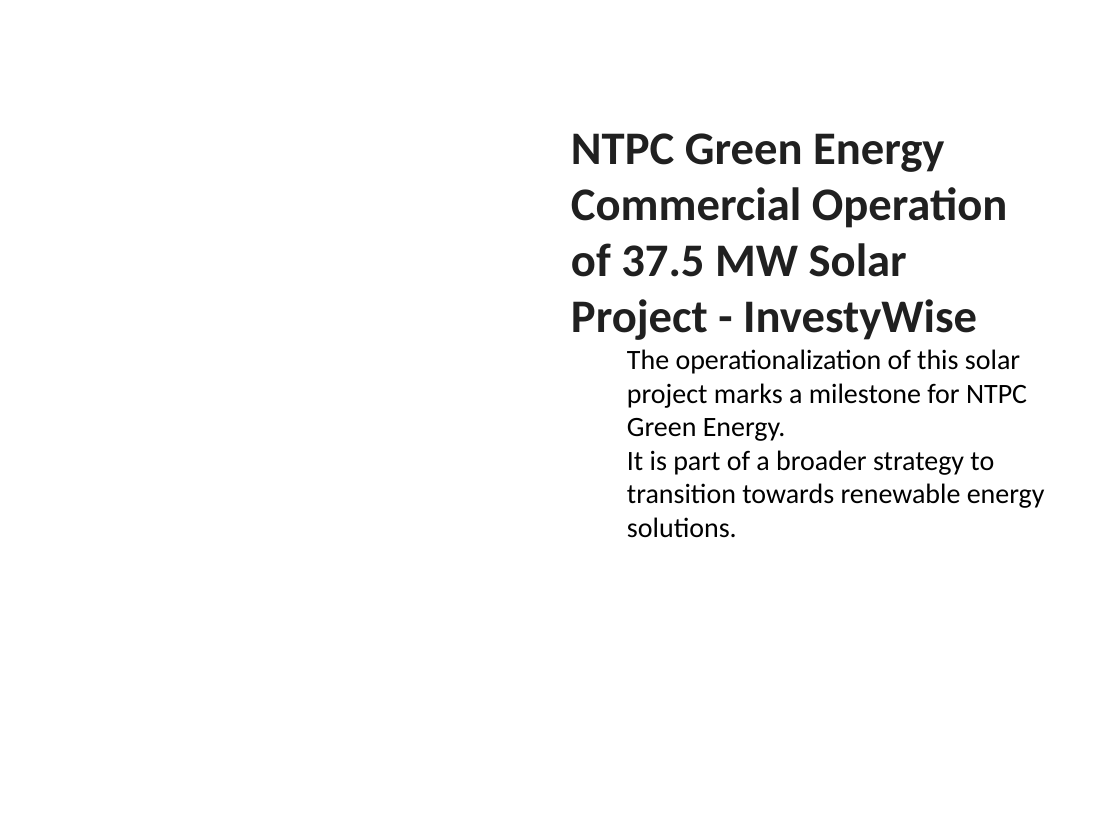
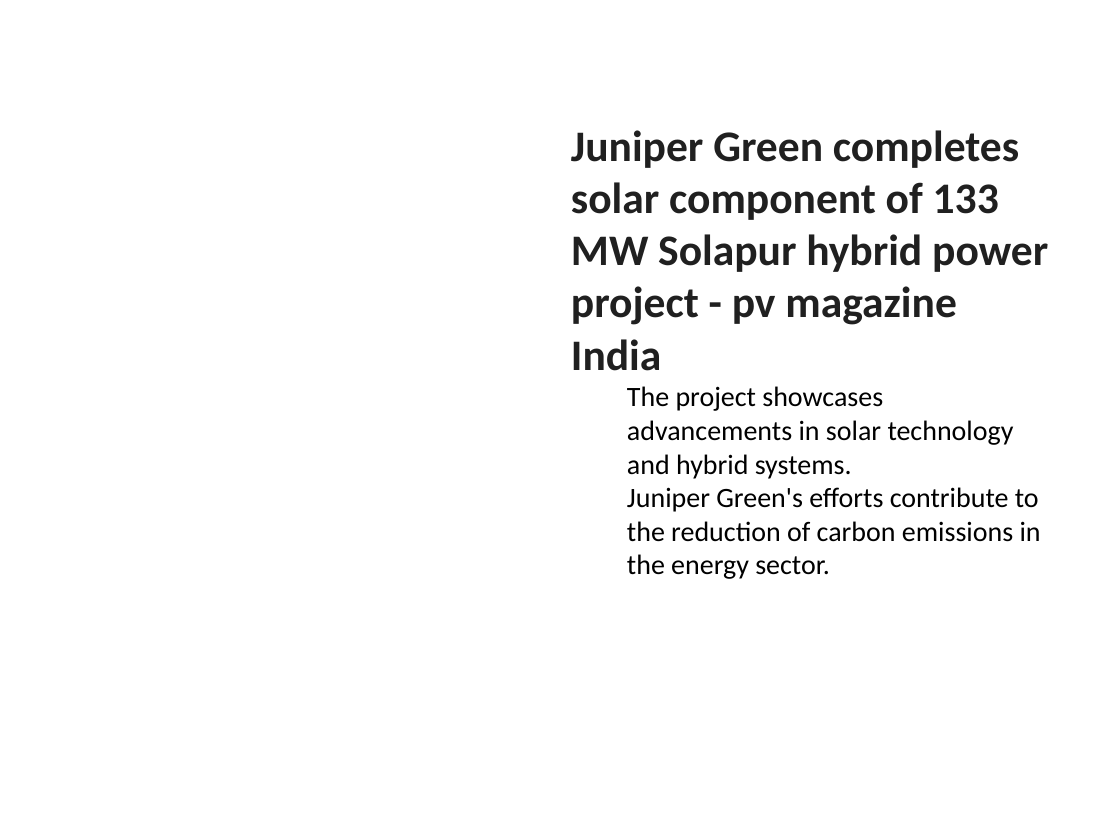
Before and after one commit to gauravsiemens1988/Linkedin-AI-Agent_Personal, a slide deck: slide 6 of drafts/linkedin_carousel.pptx. Drawn at 1120x840 pixels with LibreOffice and Linux fonts; fonts in the diff are those of the drawing. Boxes give left, top, right and bottom in pixels: in the first picture for what was removed or moved away, otherwise in the second. Text is boxed around its words. In the diff, an @@ line names an element or a change of style, - is before the commit and + after.

```diff
--- a/drafts/linkedin_carousel.pptx
+++ b/drafts/linkedin_carousel.pptx
@@ text at (571, 130, 1048, 579): text changed @@
-NTPC Green Energy Commercial Operation of 37.5 MW Solar Project - InvestyWise
-  The operationalization of this solar project marks a milestone for NTPC Green Energy.
-  It is part of a broader strategy to transition towards renewable energy solutions.
+Juniper Green completes solar component of 133 MW Solapur hybrid power project - pv magazine India
+  The project showcases advancements in solar technology and hybrid systems.
+  Juniper Green's efforts contribute to the reduction of carbon emissions in the energy sector.
```
Also in this commit, not shown: 5 other slides changed, 1 other file.
